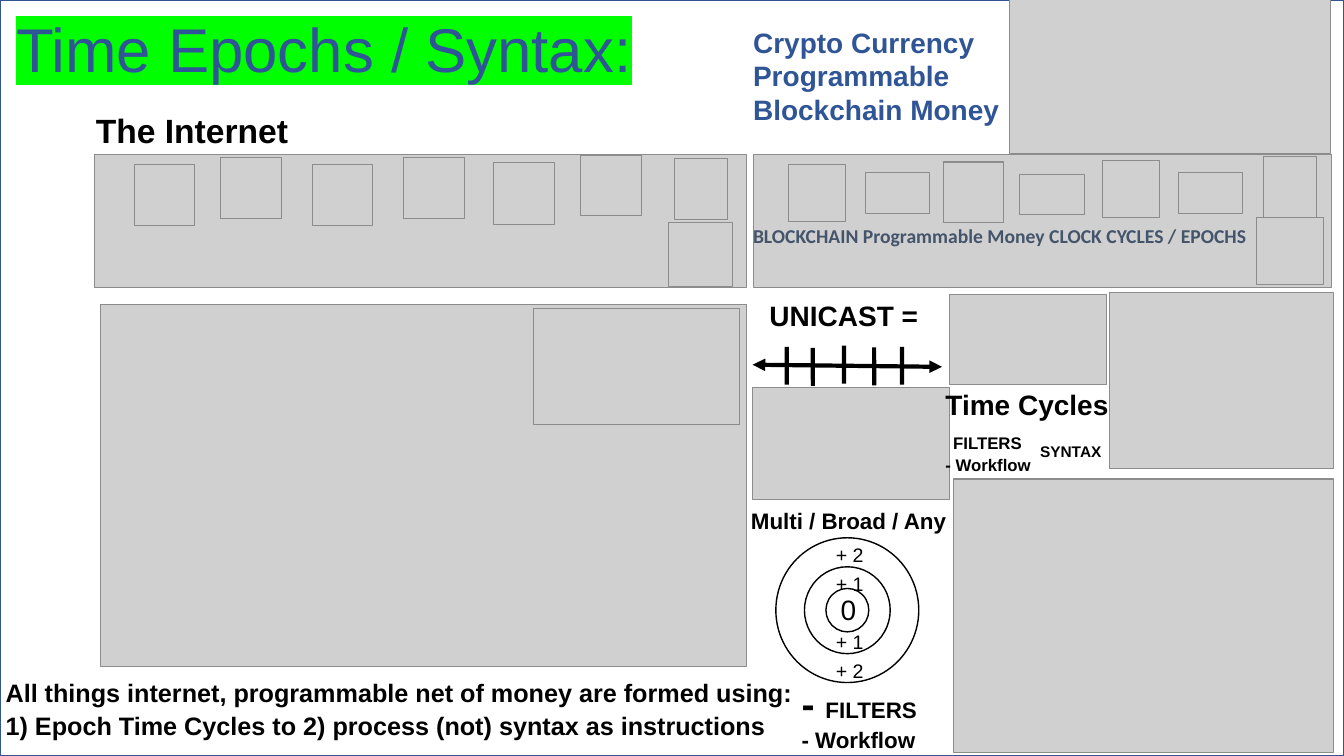
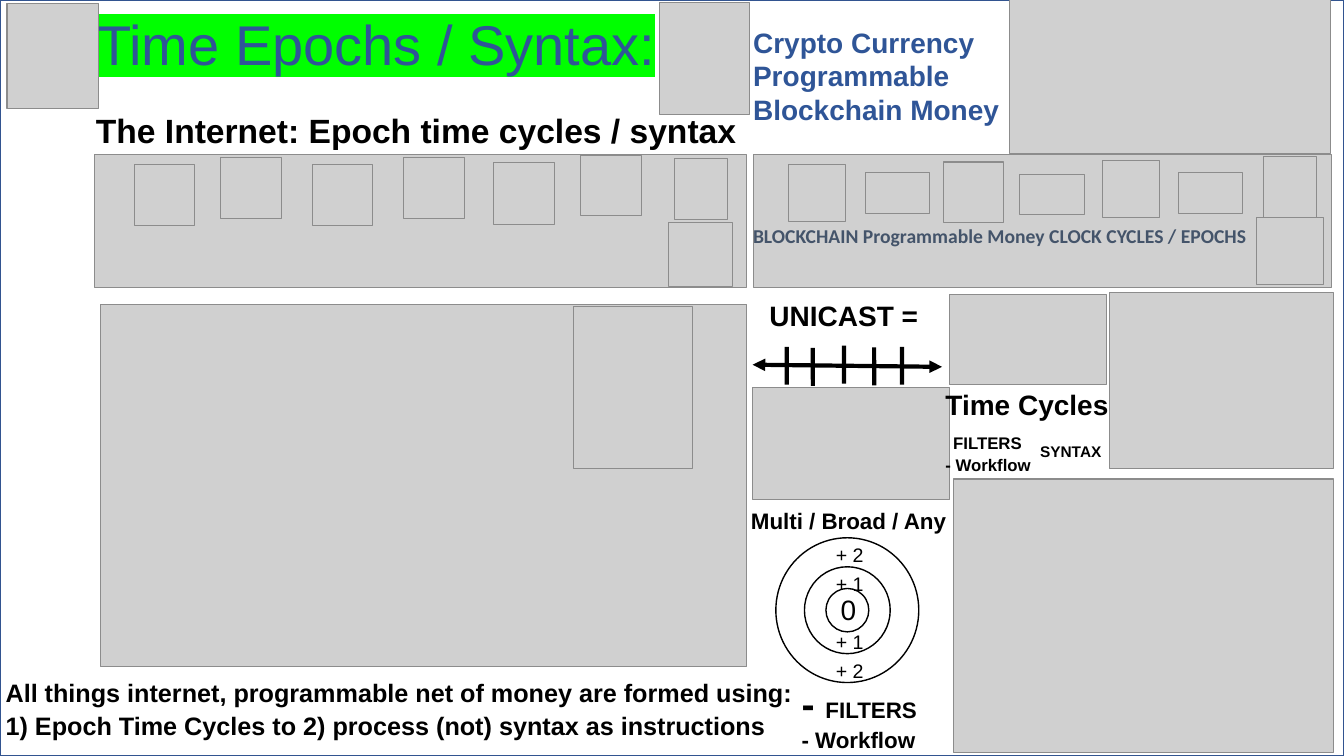
Before and after one commit to Beacon-Heart/Heart_Beacon, a slide deck: slide 2 of Epoch_Time_Cycles_Syntax.pptx. Drawn at 1344x756 pixels with LibreOffice and Linux fonts; fonts in the diff are those of the drawing; grey boxes stand for pictures. Boxes give left, top, right and bottom in pixels: in the first picture for what was removed or moved away, otherwise in the second. Text is boxed around its words. In the diff, an @@ line names an element or a change of style, - is before the commit and + after.

Commit message:
Add files via upload
The #Internet, net of programmable #money is formed using 1) Time Cycle epochs used to parse (not) syntax as instructions for workflow and (routing) filters. This is key to cross meme interoperability and consensus. #blockchain #programmable economy

```diff
--- a/Epoch_Time_Cycles_Syntax.pptx
+++ b/Epoch_Time_Cycles_Syntax.pptx
@@ picture added at [7, 3, 99, 108] @@
@@ title "Time Epochs / Syntax:": place and size @@
-title "Time Epochs / Syntax:" at [16, 27, 631, 83]
+title "Time Epochs / Syntax:" at [97, 20, 655, 74]
@@ title "Time Epochs / Syntax:" at [97, 20, 655, 74]: size 44.1 to 40 pt @@
@@ picture added at [659, 2, 750, 114] @@
@@ text at [96, 118, 736, 150]: text changed @@
-The Internet
+The Internet: Epoch time cycles / syntax
@@ picture removed at [533, 309, 739, 424] @@
@@ picture added at [574, 307, 693, 469] @@
```
Also in this commit, not shown: 1 other slide changed, 2 other files.
